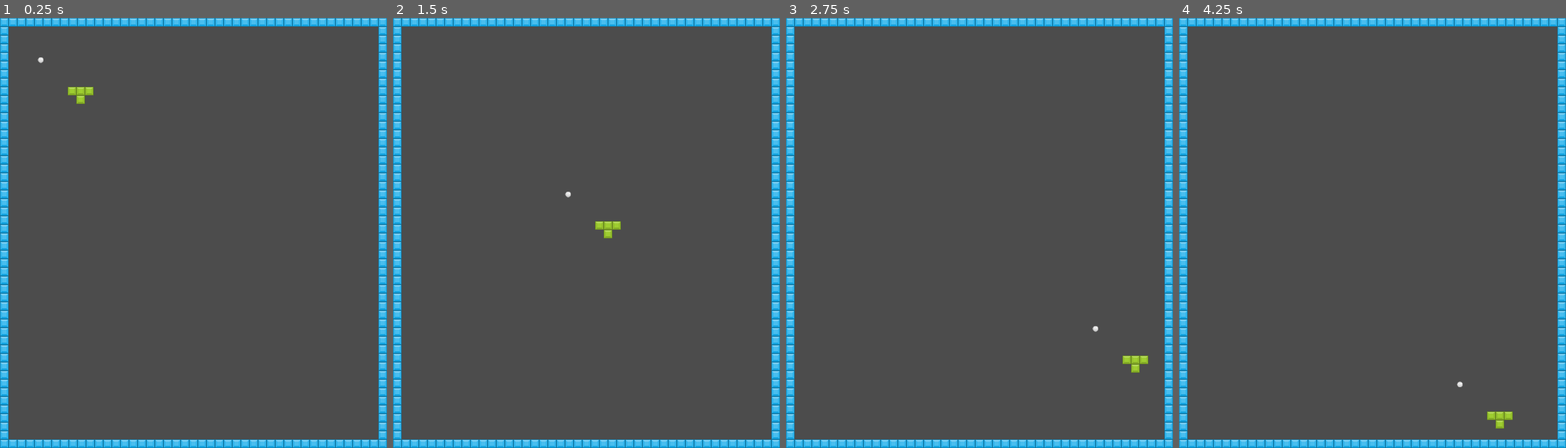
Above: before the commit, frames 1-4 (left to right).
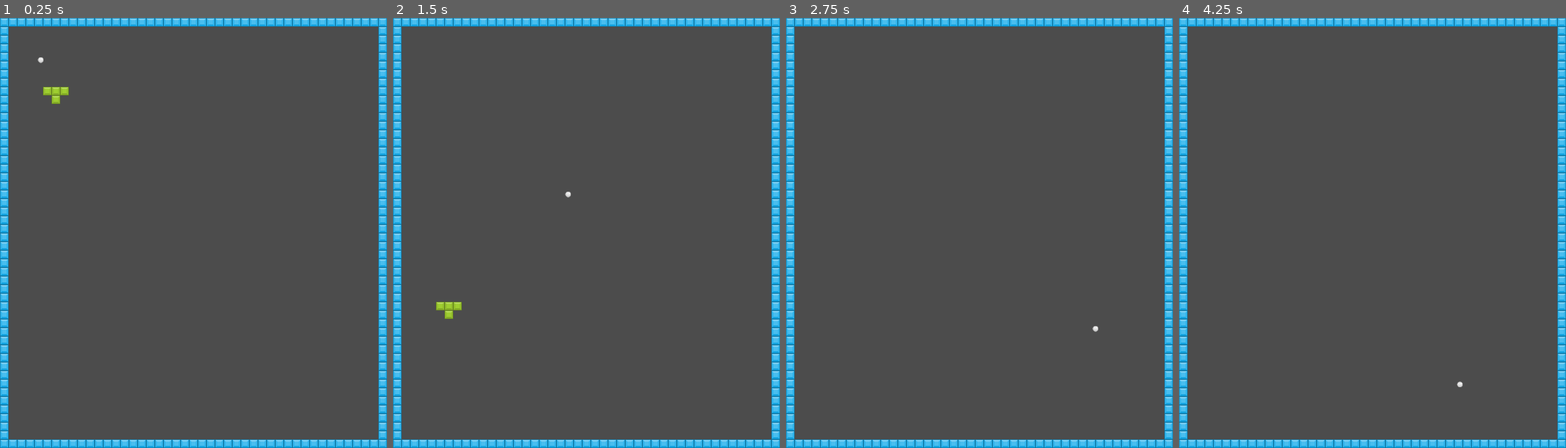
Above: after the commit, the same moments.

Repository: damiengo/ggo2018
Game: Godot game, scene res://game/main.tscn
Same seed, same stepped clock (60 frames per second), same inputs: the game is played once before the commit and once after it.
Inputs:
- Up to frame 1 (0.25 s): no input
- Up to frame 2 (1.5 s): no input
- Up to frame 3 (2.75 s): no input
- Up to frame 4 (4.25 s): no input

The runs differ from the first frame. In frame 1, 0.3% of the frame differs, in the area x 11-25%, y 16-20%; in frame 2, 0.4%, in the area x 11-59%, y 47-70%; in frame 3, 0.2%; in frame 4, 0.2%.

Commit message:
falling block

Diff:
--- a/ball/ball.gd
+++ b/ball/ball.gd
@@ -5,21 +5,11 @@
 var speed = 400
 var velocity = Vector2(0,0)
 
-var _block_types = [
-	preload("res://blocks/t.tscn")
-]
-
 func _ready():
 	velocity.x = 1
 	velocity.y = 1
 
-	var block_resource = _block_types[0]
-	var block = block_resource.instance()
-	block.position = Vector2(100,100)
-	add_child(block)
-
 func _physics_process(delta):
-	print(velocity)
 	var motion = delta * velocity * speed
 
 	var collision = move_and_collide(motion)
--- a/blocks/t.tscn
+++ b/blocks/t.tscn
@@ -2,7 +2,7 @@
 
 [ext_resource path="res://tiles/bricks.tres" type="TileSet" id=1]
 
-[node name="Node2D" type="Node2D"]
+[node name="Node2D" type="Node2D" index="0"]
 
 [node name="TileMap" type="TileMap" parent="." index="0"]
 
--- /dev/null
+++ b/game/main.gd
@@ -0,0 +1,21 @@
+extends Node
+
+var _block_size = 32
+
+var _block_types = [
+	preload("res://blocks/t.tscn")
+]
+
+var _falling_blocks = []
+
+func _ready():
+	var block_resource = _block_types[0]
+	var block = block_resource.instance()
+	block.position = Vector2(_block_size * 5, _block_size * 3)
+	add_child(block)
+	_falling_blocks.append(block)
+
+func _process(delta):
+	var speed = 20
+	for falling_block in _falling_blocks:
+		falling_block.move_local_y(_block_size*delta*speed)
--- a/game/main.tscn
+++ b/game/main.tscn
@@ -1,18 +1,21 @@
-[gd_scene load_steps=3 format=2]
+[gd_scene load_steps=4 format=2]
 
-[ext_resource path="res://ball/ball.tscn" type="PackedScene" id=1]
-[ext_resource path="res://tiles/bricks.tres" type="TileSet" id=2]
+[ext_resource path="res://game/main.gd" type="Script" id=1]
+[ext_resource path="res://ball/ball.tscn" type="PackedScene" id=2]
+[ext_resource path="res://tiles/bricks.tres" type="TileSet" id=3]
 
-[node name="Node" type="Node" index="0"]
+[node name="Node" type="Node"]
 
-[node name="ball" parent="." index="0" instance=ExtResource( 1 )]
+script = ExtResource( 1 )
+
+[node name="ball" parent="." index="0" instance=ExtResource( 2 )]
 
 position = Vector2( 52, 56 )
 
 [node name="TileMap" type="TileMap" parent="." index="1"]
 
 mode = 0
-tile_set = ExtResource( 2 )
+tile_set = ExtResource( 3 )
 cell_size = Vector2( 32, 32 )
 cell_quadrant_size = 16
 cell_custom_transform = Transform2D( 1, 0, 0, 1, 0, 0 )
